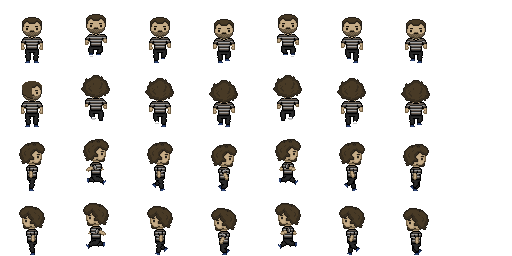
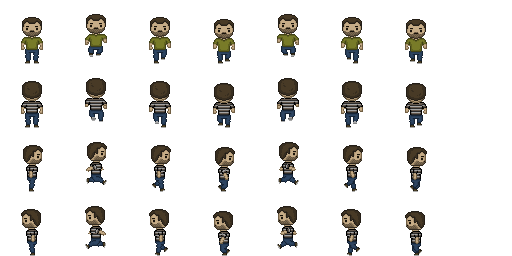
Revision of a layered w=512, h=256 image; what changed, layer by layer:
painted on "Background" over (x1=19, y1=34, x2=430, y2=256)
